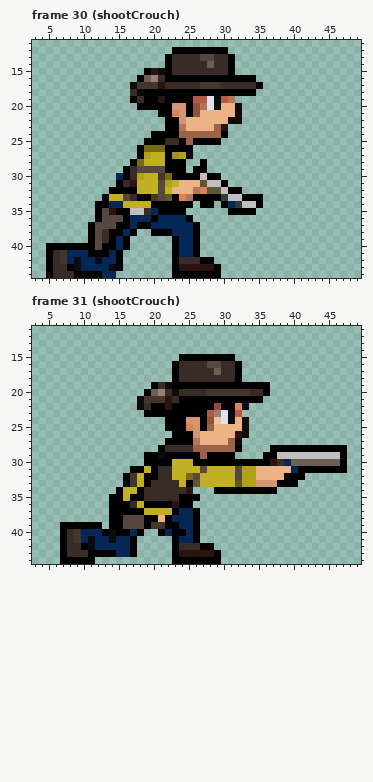
Pixel-art file, stored at dev/gfx/enemies/cowboy/cowboy.aseprite. That is the earlier state.
50x45 pixels, 32 frames. Shown: frame 30 (shootCrouch): x 3..49, y 11..44; frame 31 (shootCrouch): x 3..49, y 11..44. The commit also changed other frames, which this record leaves out.
After the commit:
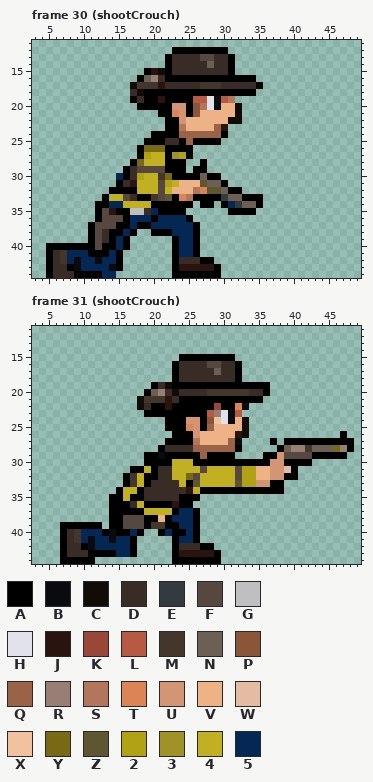
Palette (. is transparent): A #000000  B #090b0e  C #110c08  D #392b25  E #333b41  F #564741  G #bfbfc1  H #e1e2eb  J #2b130f  K #9b4737  L #b65a44  M #45362c  N #6c5f53  P #8a5539  Q #9a6247  R #987f75  S #b3765d  T #dd8456  U #d39574  V #eeb287  W #e4bca4  X #f2c29f  Y #786915  Z #5f5531  2 #b0a115  3 #a19228  4 #c1b021  5 #052755
Change:
--- frame 30 (shootCrouch)
@@ x 25..36 @@
 29 .AA.........
-30 AAGAA.......
-31 VVZGGA......
-32 VSTZZGAA....
-33 SAAAAEGGAAA.
-34 A.AA.A5EGGA.
+30 AANAA.......
+31 VVZNNA......
+32 VSTZZNAA....
+33 SAAAAENNAAA.
+34 A.AA.A5ENNA.
 35 ......AAAA..
--- frame 31 (shootCrouch)
@@ x 24..49 @@
 25 ATUAQVVVVC................
-26 AAUVVVVVJC................
-27 AASVVVVQB.................
-28 DDQQQQQQA....AAAAAAAAAAA..
-29 AAAQAAAA....AAGGGGGGGGGA..
-30 44AAAAAAAAAAAJD5NNNNNNNA..
-31 444F4444F22VVVVV5AAAAAAA..
-32 4YF44444F22VVVVAAA........
-33 4AZ44444Z22UUUAAA.........
-34 DJ...AAAAAAAAA............
+26 AAUVVVVVJC.............A..
+27 AASVVVVQB....A.AAAAAAAAAA.
+28 DDQQQQQQA.....ANRRMNNNYRA.
+29 AAAQAAAA....AAUFFFFAAAAA..
+30 44AAAAAAAAAAAUUAAAA.......
+31 444F4444F22VVUUWA.........
+32 4YF44444F22VVUUAA.........
+33 4AZ44444Z22UUAA...........
+34 DJ4AAAAAAAAAAAA...........
 35 AAA.......................
